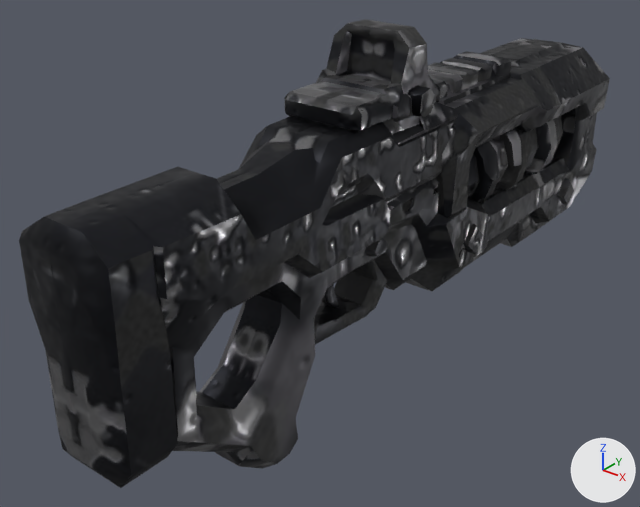
The glTF model addons/arena_weapons/assets/models/plasma_rifle.glb, before and after one commit.
One viewpoint serves both versions: a camera (50 mm lens) standing at (0.509, -0.582, 0.453) and looking at (-0.043, 0.108, 0.025). Every picture has the same lights, and +X, +Y and +Z are marked at lower right. The older version comes first. Where no turn or scale is listed for an object, it has been applied to the vertices. Vertices at exactly the same position are counted once.

In view in the first picture: 'geometry_0'.
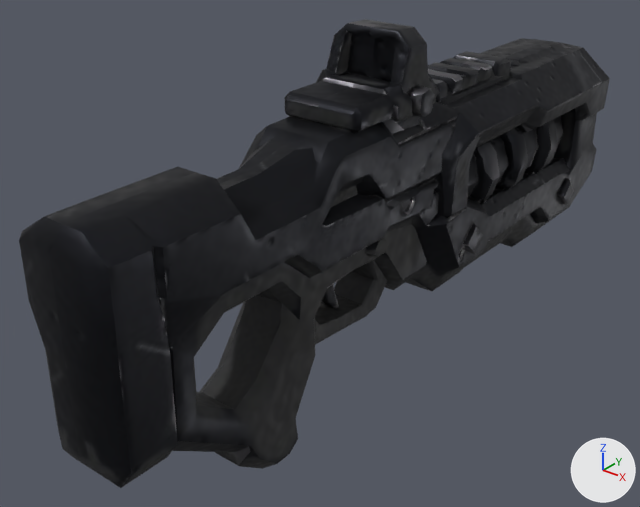
The change, as a list of edits to the scene's bpy script:
```text
Change me_mesh_0:
    where me_mesh_0.from_pydata(...)  # 6122 vertices, 8537 faces; spans x -0.081..0.081, y -0.427..0.427, z -0.203..0.206
    used by ob_geometry_0; location = (0.0, 0.17, 0.068)
    me_mesh_0 part 1
    8 faces are deleted
    8 new faces join them
    me_mesh_0 part 2: 8491 kept faces spanning x -0.081..0.081, y -0.427..0.427, z -0.203..0.206 get new texture (UV) coordinates
```

What differs and where, as boxes (x1, y1, x2, y2) in the pictures (640 x 507 px; the box of a moved part takes in the faces that stretch with it):
part 1 of me_mesh_0, moved or reshaped
    both: (224, 345, 264, 379)
part 2 of me_mesh_0, surface changed (darker)
    both: (41, 19, 606, 479)
